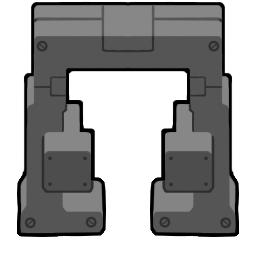
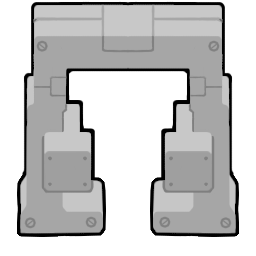
Two versions of the same layered image (256 x 256). Layer-by-layer changes:
painted on "Copy of Paint Layer 9" (7th of 14, in "South Metal" › "Copy of Group 10") over [left=20, top=128, right=236, bottom=234]
painted on "Paint Layer 11" (1st of 4, in "South Metal" › "Copy of Group 10") over [left=20, top=128, right=236, bottom=234]
painted on "Paint Layer 6" (4th of 7, in "South Metal" › "Copy of Group 10" › "Group 8") over [left=20, top=4, right=236, bottom=234]
painted on "Paint Layer 13" (4th of 5, in "South Metal" › "Copy of Group 10" › "Group 8") over [left=20, top=4, right=236, bottom=234]
painted on "Paint Layer 6" (5th of 7, in "South Metal" › "Group 10" › "Group 8") over [left=20, top=4, right=128, bottom=234]
